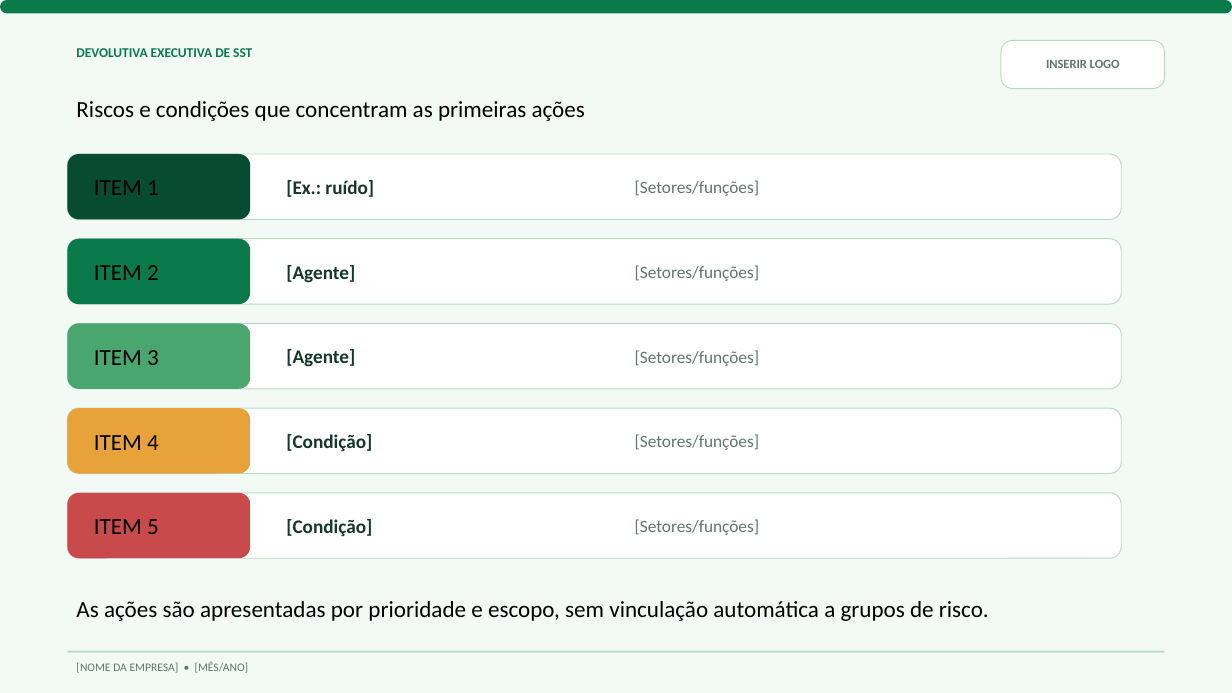
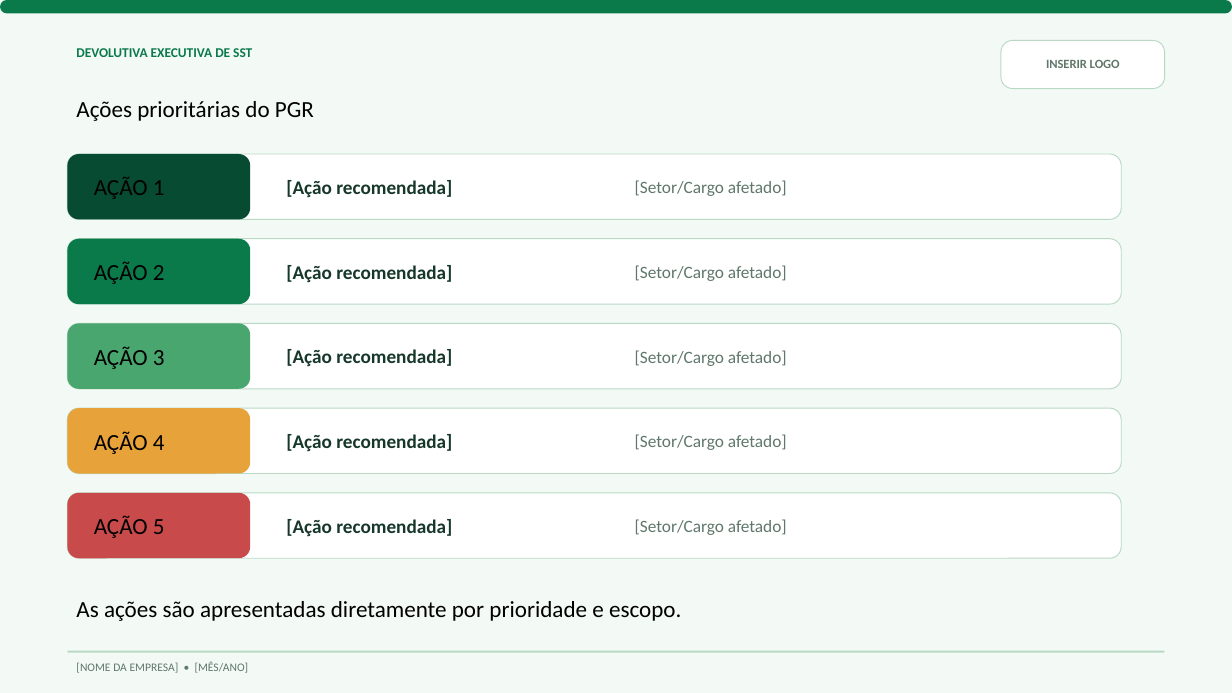
Before and after one commit to eduardoclau/apresentacao-sst-fortneer, a slide deck: slide 6 of Modelo_Devolutiva_SST_Fortneer.pptx. Drawn at 1232x693 pixels with LibreOffice and Linux fonts; fonts in the diff are those of the drawing. Boxes give left, top, right and bottom in pixels: in the first picture for what was removed or moved away, otherwise in the second. Text is boxed around its words. In the diff, an @@ line names an element or a change of style, - is before the commit and + after.

Commit message:
Remove prazos e datas lasdfasdfsadfsadfimite das ações do PGR

```diff
--- a/Modelo_Devolutiva_SST_Fortneer.pptx
+++ b/Modelo_Devolutiva_SST_Fortneer.pptx
@@ text at [76, 101, 314, 121]: text changed @@
-Riscos e condições que concentram as primeiras ações
+Ações prioritárias do PGR
@@ text at [94, 177, 165, 199]: text changed @@
-ITEM 1
+AÇÃO 1
@@ text at [286, 180, 452, 198]: text changed @@
-[Ex.: ruído]
+[Ação recomendada]
@@ text at [635, 180, 787, 196]: text changed @@
-[Setores/funções]
+[Setor/Cargo afetado]
@@ text at [94, 261, 165, 284]: text changed @@
-ITEM 2
+AÇÃO 2
@@ text at [286, 265, 452, 283]: text changed @@
-[Agente]
+[Ação recomendada]
@@ text at [635, 265, 787, 281]: text changed @@
-[Setores/funções]
+[Setor/Cargo afetado]
@@ text at [94, 346, 165, 369]: text changed @@
-ITEM 3
+AÇÃO 3
@@ text at [286, 349, 452, 367]: text changed @@
-[Agente]
+[Ação recomendada]
@@ text at [635, 350, 787, 366]: text changed @@
-[Setores/funções]
+[Setor/Cargo afetado]
@@ text at [94, 431, 165, 454]: text changed @@
-ITEM 4
+AÇÃO 4
@@ text at [286, 434, 452, 452]: text changed @@
-[Condição]
+[Ação recomendada]
@@ text at [635, 434, 787, 450]: text changed @@
-[Setores/funções]
+[Setor/Cargo afetado]
@@ text at [94, 515, 165, 538]: text changed @@
-ITEM 5
+AÇÃO 5
@@ text at [286, 519, 452, 537]: text changed @@
-[Condição]
+[Ação recomendada]
@@ text at [635, 519, 787, 535]: text changed @@
-[Setores/funções]
+[Setor/Cargo afetado]
@@ text at [76, 601, 681, 621]: text changed @@
-As ações são apresentadas por prioridade e escopo, sem vinculação automática a grupos de risco.
+As ações são apresentadas diretamente por prioridade e escopo.
```
Also in this commit, not shown: 4 other slides changed.
